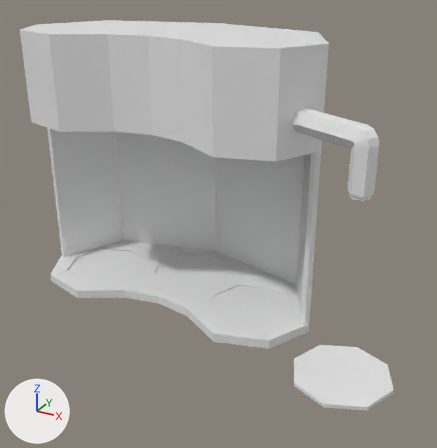
The FBX model Assets/3D object/Fbx/mixer.fbx, before and after one commit.
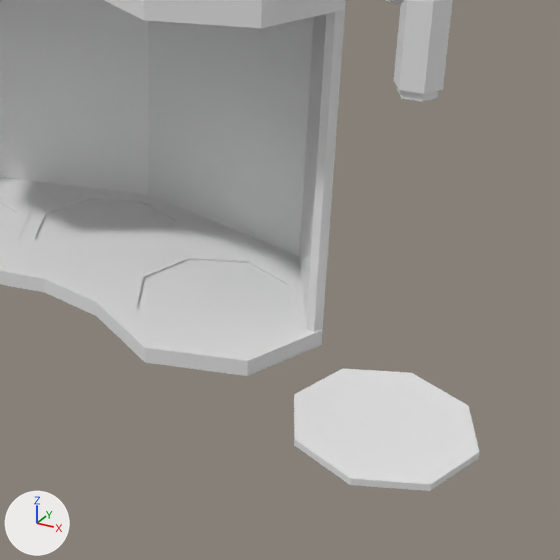
Each version is shown whole from a camera (50 mm lens) standing at (7.17, -11.67, 7.46) and looking at (1.44, -1.24, 2.25), then close up on the part from 31% to 100% of the width and 33% to 100% of the height. Arrows for +X, +Y and +Z are at lower left; the lights stay in place.

The older version as bpy lines, for what is in view:
```python
me_cylinder_005 = bpy.data.meshes.new('Cylinder.005')
me_cylinder_005.from_pydata(...)  # 84 vertices, 46 faces; spans x -3.51..3.51, y -2.25..1.37, z 0.0..6.07
me_cylinder_005.materials.append(mat_material_001)  # its picture is missing
me_stand_001 = bpy.data.meshes.new('Stand.001')
me_stand_001.from_pydata(...)  # 64 vertices, 52 faces; spans x -1.23..1.23, y -1.23..1.23, z -0.08..0.15
me_stand_001.materials.append(mat_material_001)  # its picture is missing
ob_casing = bpy.data.objects.new('Casing', me_cylinder_005)
ob_casing.location = (0.0, 0.0, 0.0)
ob_input_1_stand_dupli = bpy.data.objects.new('Input 1|Stand|Dupli|', me_stand_001)
ob_input_1_stand_dupli.parent = ob_input_1
ob_input_1_stand_dupli.location = (0.0, 0.0, 0.0)
ob_input_3_stand_dupli = bpy.data.objects.new('Input 3|Stand|Dupli|', me_stand_001)
ob_input_3_stand_dupli.parent = ob_input_3
ob_input_3_stand_dupli.location = (0.0, 0.0, 0.0)
# also in view: 'Output beaker pos' at (4.63, -2.09, 0.04); 'Output nosel' at (3.8, -1.64, 4.4); 'Input 2|Stand|Dupli|' at (0.0, 0.0, 0.09)
```
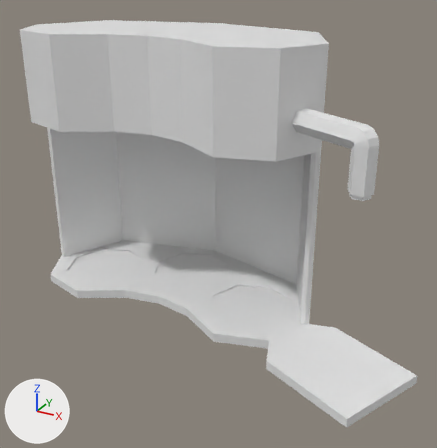
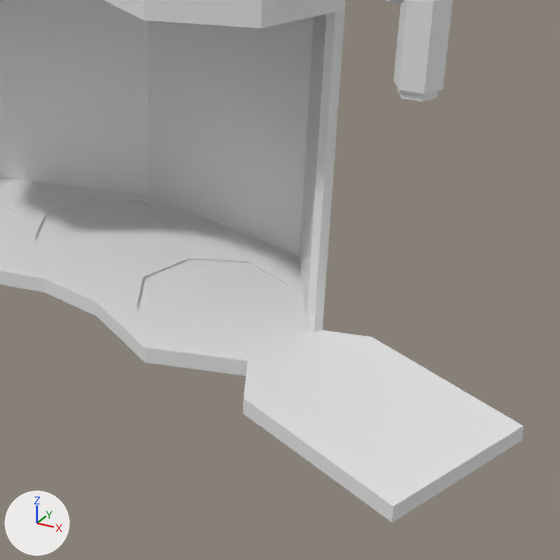
Diff of the bpy script that builds the scene:
```diff
--- a/Assets/3D object/Fbx/mixer.fbx.py
+++ b/Assets/3D object/Fbx/mixer.fbx.py
@@ me_cylinder_005 @@
 # used by ob_casing; location = (0.0, 0.0, 0.0)
-me_cylinder_005.from_pydata(...)  # 84 vertices, 46 faces; spans x -3.51..3.51, y -2.25..1.37, z 0.0..6.07
+me_cylinder_005.from_pydata(...)  # 92 vertices, 54 faces; spans x -3.51..5.95, y -3.33..1.37, z -0.06..6.07
+# me_cylinder_005 part 1
+# 1 face is deleted
+# 8 vertices are added at x 3.22..5.95, y -3.33..-0.76, z -0.06..0.19
+# 9 new faces join them
 me_cylinder_005.materials.append(mat_material_001)
```

Location of each change, (x1, y1, x2, y2) in pixels of the close-ups (560 x 560 px):
'Casing', reshaped: before (0, 0, 346, 376); after (0, 0, 523, 523)
part 1 of me_cylinder_005, built on: before (247, 331, 322, 376); after (243, 330, 523, 523)
'Output beaker pos', unchanged, covered by the edit: before (294, 369, 479, 491)
